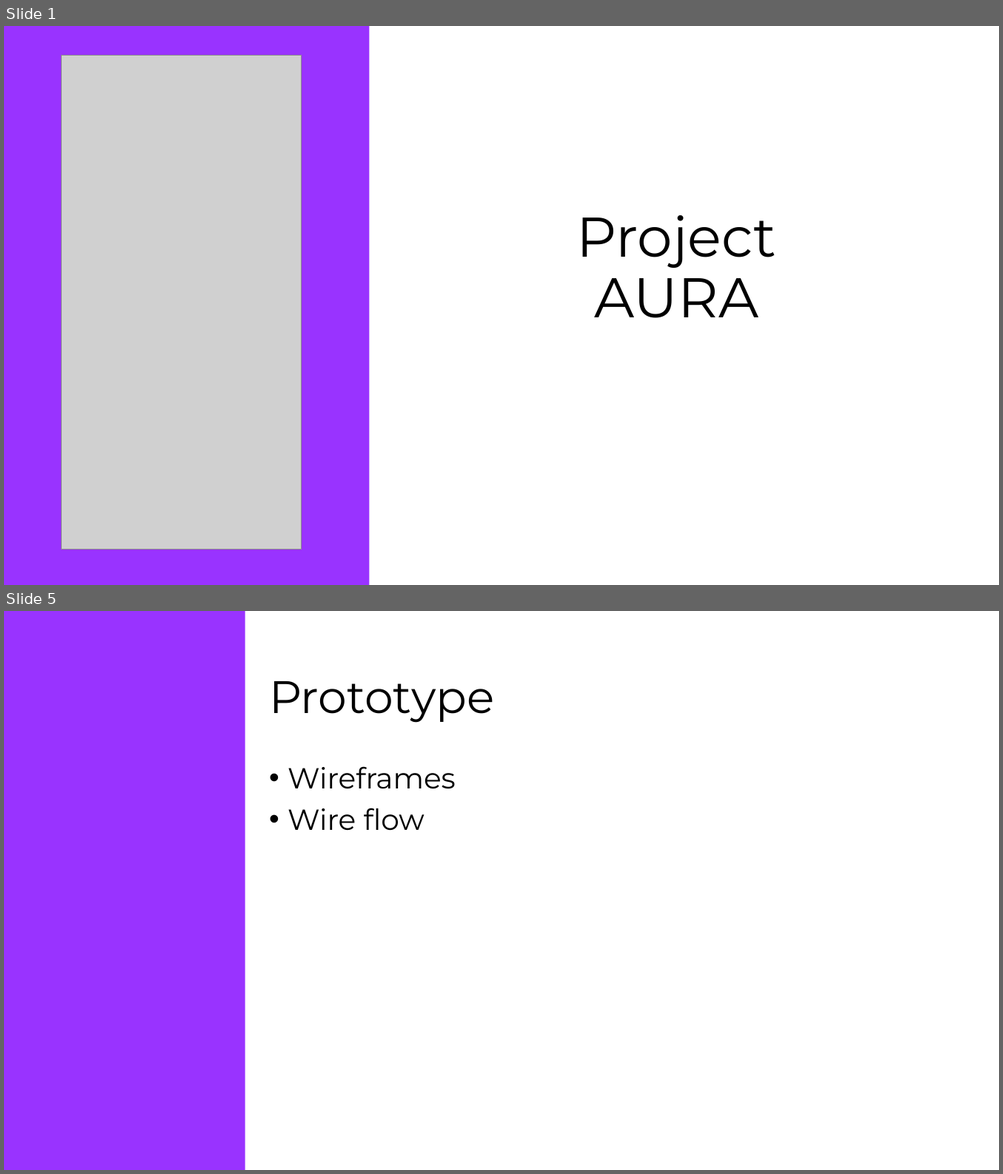
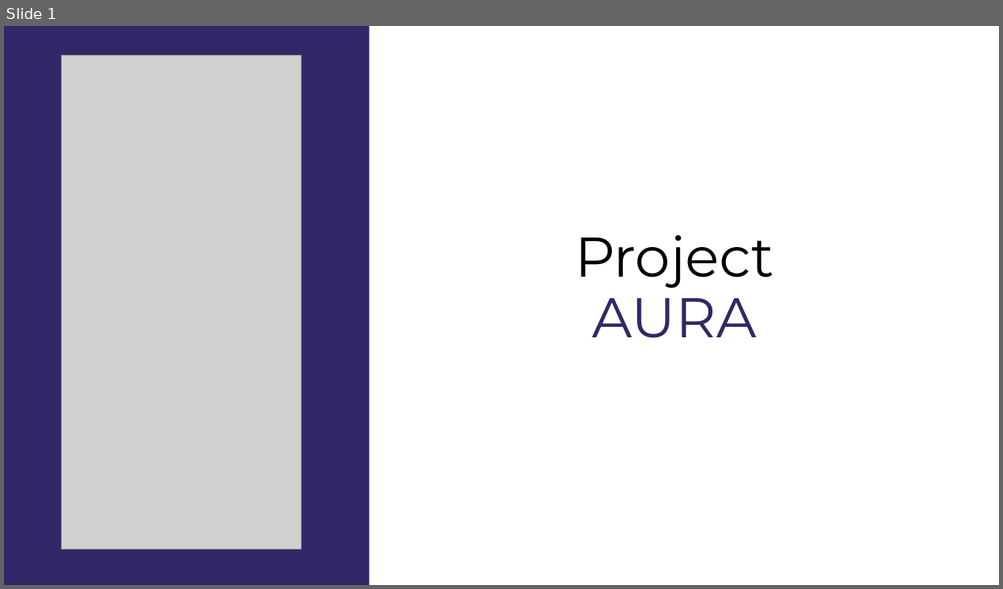
Before and after one commit to gdmgent-1819-mobdev2/positive-design-project-aura, a slide deck: research/AURA.pptx. Shown one above the other, each under a label of ours: slides 1 and 5 before the commit, slide 1 after it; the slides between them are not shown. The pictures are 1003x1174 and 1003x589 pixels, drawn with LibreOffice and Linux fonts; fonts in the diff are those of the drawing; grey boxes stand for pictures. Boxes give left, top, right and bottom in pixels: in the first picture for what was removed or moved away, otherwise in the second. Text is boxed around its words. In the diff, an @@ line names an element or a change of style, - is before the commit and + after.

```diff
--- a/research/AURA.pptx
+++ b/research/AURA.pptx
@@ slide 5 removed at box(4, 611, 999, 1170), background #FFFFFF @@
@@ rectangle removed at box(4, 611, 246, 1170) @@
@@ title removed at box(269, 681, 495, 723) @@
-Prototype
@@ text removed at box(287, 766, 455, 831) @@
-• Wireframes
-• Wire flow
@@ slide 1 changed as well @@
@@ rectangle at box(4, 26, 370, 585): fill #9933FF to #332767 @@
@@ title "Project AURA": place and size @@
-title "Project AURA" at box(577, 215, 776, 318)
+title "Project AURA" at box(575, 235, 774, 338)
@@ title "Project AURA" at box(575, 235, 774, 338): text colour #000000 to #332767 in "AURA" @@
```
Also in this commit, not shown: 1 other slide changed, 3 slides added, 2 other slides removed, 6 other files.
